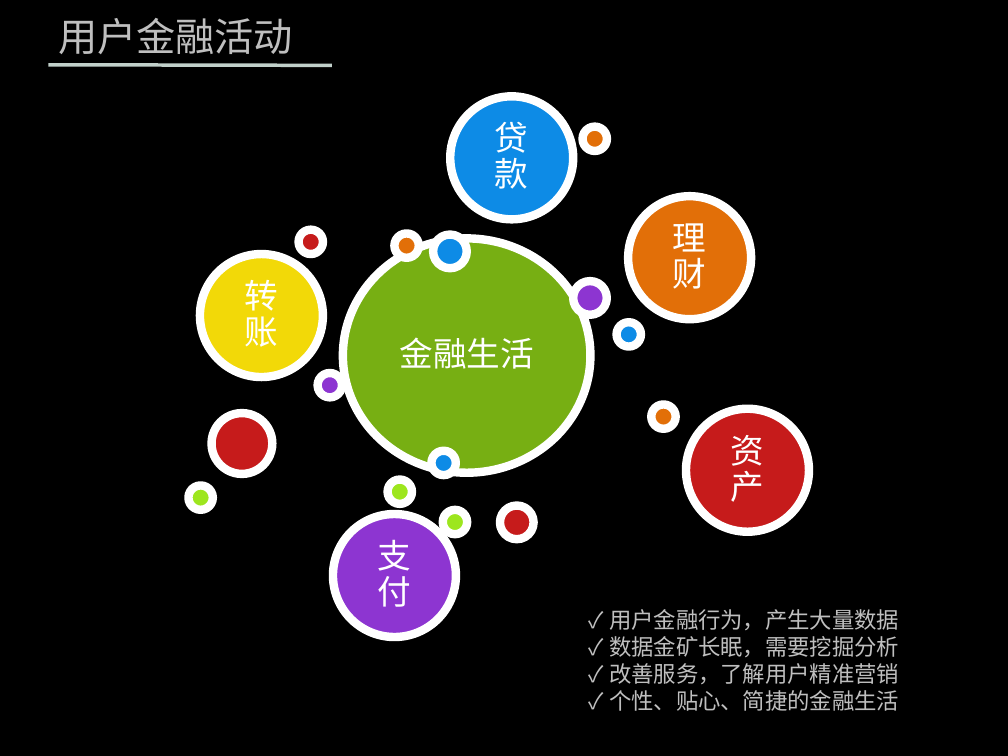
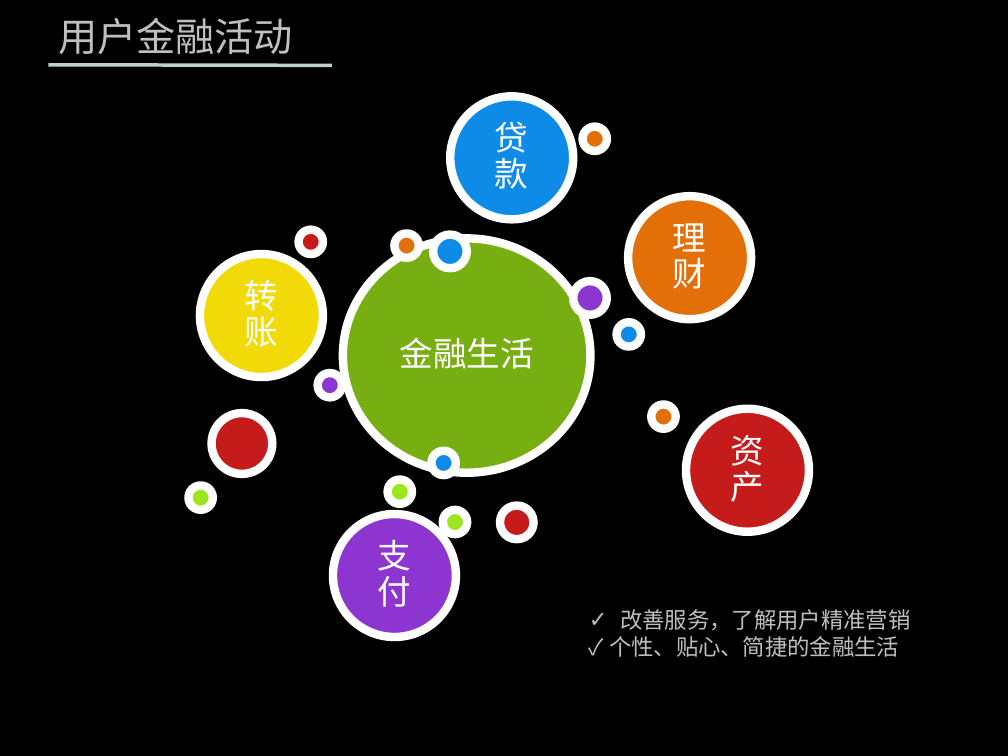
Before and after one commit to zhenghong/UBP, a slide deck: slide 2 of 营销.pptx. Drawn at 1008x756 pixels with LibreOffice and Linux fonts; fonts in the diff are those of the drawing; background and template pictures are left out. Boxes give left, top, right and bottom in pixels: in the first picture for what was removed or moved away, otherwise in the second. Text is boxed around its words. In the diff, an @@ line names an element or a change of style, - is before the commit and + after.

```diff
--- a/营销.pptx
+++ b/营销.pptx
@@ text at [620, 609, 910, 630]: text changed @@
-✓ 用户金融行为，产生大量数据
-✓ 数据金矿长眠，需要挖掘分析
-✓ 改善服务，了解用户精准营销
+✓ 改善服务，了解用户精准营销
```
Also in this commit, not shown: 2 other slides changed, 1 slide added, 5 other files.
